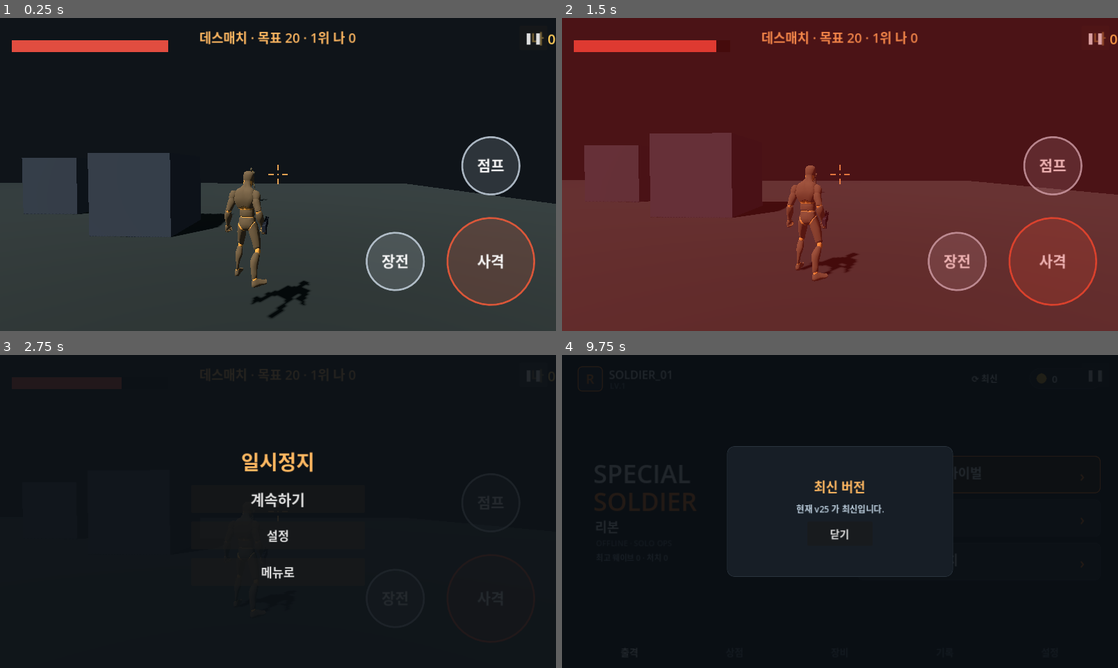
Above: before the commit, frames 1-4 (two rows, left to right).
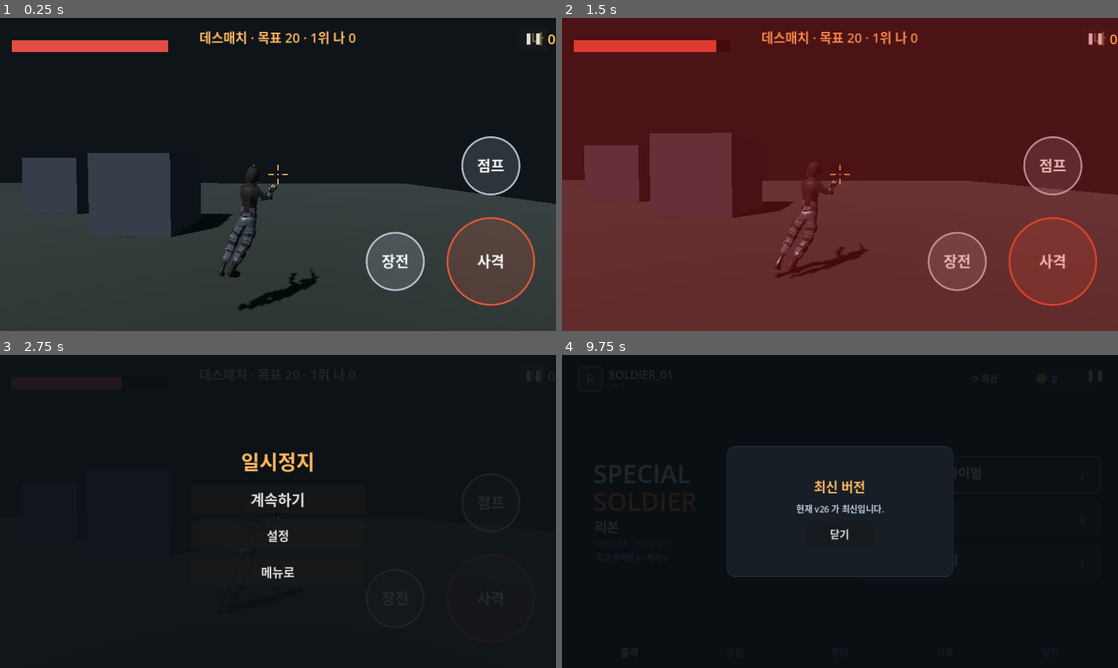
Above: after the commit, the same moments.

Repository: jjongjjongs/Reborn
Game: Godot game, scene res://Deathmatch.tscn
The game is run twice, just before and just after one commit, with the same random seed, the same clock (stepped at 60 frames per second) and the same inputs. This scene is started directly instead of the project's main scene.
Inputs:
- Up to frame 1 (0.25 s): no input
- Up to frame 2 (1.5 s): click "❚❚" at 0.5 s; click "계속하기" at 1.25 s
- Up to frame 3 (2.75 s): click "❚❚" at 2 s
- Up to frame 4 (9.75 s): click "설정" at 2.75 s; click "메뉴로" at 3.5 s; click "❚❚" at 4.25 s; click "계속하기" at 5 s; click "격자" at 5.75 s; click "리셋" at 6.5 s; click "완료" at 7.25 s; click "❚❚" at 8 s; click "계속하기" at 8.75 s; click "⟳ 최신" at 9.5 s

The runs differ from the first frame. In frame 1, 1.9% of the frame differs, in the area x 39-58%, y 46-96%; in frame 2, 1.5%; in frame 3, less than 0.1%; in frame 4, less than 0.1%.

Commit message:
feat: SWAT 실제 모델 + 런타임 리타게팅 (v26)
- assets/soldier/Swat.glb: Quaternius CC0 SWAT 병사 메쉬(검은 유니폼/회색 조끼/피부).
- soldier.gd: 숨긴 애니 라이브러리 마네킹(Rigify)이 46클립을 재생 → 뼈 이름 매핑
  (Hips→DEF-hips, UpperArm.L→DEF-upper_arm.L …, 손가락 포함)으로 SWAT 뼈에 회전
  델타를 복사하는 런타임 리타게팅. 스케일 1.0(키 1.85m, 머리 1.59m).
- 회색 조끼 표면을 팀 색으로 틴트해 팀 구분.
- 소총은 손(Hand.R) 월드 위치에서 몸 전방을 향함.
- 주의: 리그 회전 규약 차이로 일부 관절이 뒤틀릴 수 있음 → 스샷 보며 보정 예정.
- 버전 25→26 (2.4→2.5)

Co-Authored-By: Claude Opus 4.8 <noreply@anthropic.com>
Claude-Session: https://claude.ai/code/session_017gCHGQkLFHx2VS6S1QuV14

Diff:
--- a/game/project.godot
+++ b/game/project.godot
@@ -4,8 +4,8 @@
 [application]
 
 config/name="스페셜솔져 리본"
-config/version="2.4"
-config/build_code=25
+config/version="2.5"
+config/build_code=26
 run/main_scene="res://Menu.tscn"
 config/icon="res://icon.svg"
 config/features=PackedStringArray("4.3", "GL Compatibility")
--- a/game/soldier.gd
+++ b/game/soldier.gd
@@ -1,67 +1,105 @@
 class_name Soldier
 extends Node3D
-## Animated soldier built on the Quaternius CC0 mannequin (46 clips). Reskinned
-## as a tactical trooper: dark uniform, bone-tracked helmet + team-colored plate
-## carrier, and a rifle. Gear/weapon follow the animated bones' WORLD positions
-## but take the body's orientation (so no dependency on each bone's local axes).
+## Animated SWAT trooper. The Quaternius SWAT mesh (its own simple rig) is posed
+## at runtime by RETARGETING from a hidden Universal-Animation-Library mannequin
+## (Rigify rig) that actually plays the 46 clips. Bones are matched by name map;
+## each target bone copies the source's rotation delta from its rest pose.
 ## Owner drives it via drive() + shoot()/set_dead().
 
-const SRC: PackedScene = preload("res://assets/soldier/AnimationLibrary_Godot_Standard.gltf")
+const SWAT: PackedScene = preload("res://assets/soldier/Swat.glb")
+const ANIM: PackedScene = preload("res://assets/soldier/AnimationLibrary_Godot_Standard.gltf")
+
+# SWAT bone -> animation-library (Rigify) bone
+const MAP := {
+	"Hips": "DEF-hips", "Abdomen": "DEF-spine.001", "Torso": "DEF-spine.002", "Chest": "DEF-spine.003",
+	"Neck": "DEF-neck", "Head": "DEF-head",
+	"Shoulder.L": "DEF-shoulder.L", "UpperArm.L": "DEF-upper_arm.L", "LowerArm.L": "DEF-forearm.L", "Hand.L": "DEF-hand.L",
+	"Shoulder.R": "DEF-shoulder.R", "UpperArm.R": "DEF-upper_arm.R", "LowerArm.R": "DEF-forearm.R", "Hand.R": "DEF-hand.R",
+	"UpperLeg.L": "DEF-thigh.L", "LowerLeg.L": "DEF-shin.L", "Foot.L": "DEF-foot.L",
+	"UpperLeg.R": "DEF-thigh.R", "LowerLeg.R": "DEF-shin.R", "Foot.R": "DEF-foot.R",
+	"Index2.L": "DEF-f_index.01.L", "Index3.L": "DEF-f_index.02.L", "Index4.L": "DEF-f_index.03.L",
+	"Middle2.L": "DEF-f_middle.01.L", "Middle3.L": "DEF-f_middle.02.L", "Middle4.L": "DEF-f_middle.03.L",
+	"Ring2.L": "DEF-f_ring.01.L", "Ring3.L": "DEF-f_ring.02.L", "Ring4.L": "DEF-f_ring.03.L",
+	"Pinky2.L": "DEF-f_pinky.01.L", "Pinky3.L": "DEF-f_pinky.02.L", "Pinky4.L": "DEF-f_pinky.03.L",
+	"Thumb2.L": "DEF-thumb.01.L", "Thumb3.L": "DEF-thumb.02.L",
+	"Index2.R": "DEF-f_index.01.R", "Index3.R": "DEF-f_index.02.R", "Index4.R": "DEF-f_index.03.R",
+	"Middle2.R": "DEF-f_middle.01.R", "Middle3.R": "DEF-f_middle.02.R", "Middle4.R": "DEF-f_middle.03.R",
+	"Ring2.R": "DEF-f_ring.01.R", "Ring3.R": "DEF-f_ring.02.R", "Ring4.R": "DEF-f_ring.03.R",
+	"Pinky2.R": "DEF-f_pinky.01.R", "Pinky3.R": "DEF-f_pinky.02.R", "Pinky4.R": "DEF-f_pinky.03.R",
+	"Thumb2.R": "DEF-thumb.01.R", "Thumb3.R": "DEF-thumb.02.R",
+}
+const GEAR_GREY := Color(0.3098, 0.3255, 0.3529)
 
 @export var yaw_offset := PI
 
 var _ap: AnimationPlayer
-var _sk: Skeleton3D
+var _src: Skeleton3D
+var _tgt: Skeleton3D
 var _hand_idx := -1
 var _gun: Node3D
+var _tgt_idx := PackedInt32Array()
+var _src_idx := PackedInt32Array()
+var _tgt_rest: Array[Quaternion] = []
+var _src_rest_inv: Array[Quaternion] = []
 var _loco := 0.0
 var _aiming := false
 var _dead := false
 var _oneshot := 0.0
 var _base := "?"
-var _gear_dark := StandardMaterial3D.new()
 var _team := Color(0.8, 0.4, 0.3)
+var _gun_mat := StandardMaterial3D.new()
 
-func setup(team_color: Color, _gear: Color = Color(0.11, 0.12, 0.14)) -> void:
+func setup(team_color: Color, _gear: Color = Color.BLACK) -> void:
 	_team = team_color
-	_gear_dark.albedo_color = Color(0.12, 0.13, 0.16)
-	var inst := SRC.instantiate()
-	inst.rotation.y = yaw_offset
-	add_child(inst)
-	for n in _all(inst):
-		if n is AnimationPlayer:
-			_ap = n
-		elif n is Skeleton3D:
-			_sk = n
-		elif n is MeshInstance3D:
-			_tint(n)
-	if _sk != null:
-		_hand_idx = _sk.find_bone("DEF-hand.R")
+	_gun_mat.albedo_color = Color(0.07, 0.07, 0.09)
+	# visible SWAT
+	var swat := SWAT.instantiate()
+	swat.rotation.y = yaw_offset
+	add_child(swat)
+	for n in _all(swat):
+		if n is Skeleton3D: _tgt = n
+		elif n is MeshInstance3D: _team_tint(n)
+	# hidden animation driver
+	var anim := ANIM.instantiate()
+	anim.rotation.y = yaw_offset
+	add_child(anim)
+	for n in _all(anim):
+		if n is AnimationPlayer: _ap = n
+		elif n is Skeleton3D: _src = n
+		elif n is MeshInstance3D: (n as MeshInstance3D).visible = false
+	_build_map()
 	_build_gun()
-	if _ap:
-		_ap.play("Idle"); _base = "Idle"
+	if _tgt: _hand_idx = _tgt.find_bone("Hand.R")
+	if _ap: _ap.play("Idle"); _base = "Idle"
+
+func _build_map() -> void:
+	if _tgt == null or _src == null: return
+	for swat_bone in MAP:
+		var ti := _tgt.find_bone(swat_bone)
+		var si := _src.find_bone(MAP[swat_bone])
+		if ti < 0 or si < 0: continue
+		_tgt_idx.append(ti); _src_idx.append(si)
+		_tgt_rest.append(_tgt.get_bone_rest(ti).basis.get_rotation_quaternion())
+		_src_rest_inv.append(_src.get_bone_rest(si).basis.get_rotation_quaternion().inverse())
 
 func drive(loco_ratio: float, aiming: bool) -> void:
 	_loco = loco_ratio; _aiming = aiming
 
 func shoot() -> void:
-	if _dead or _ap == null:
-		return
-	_ap.play("Pistol_Shoot", 0.03)
-	_oneshot = 0.16; _base = "?"
+	if _dead or _ap == null: return
+	_ap.play("Pistol_Shoot", 0.03); _oneshot = 0.16; _base = "?"
 
 func set_dead(d: bool) -> void:
-	if d == _dead:
-		return
+	if d == _dead: return
 	_dead = d; _oneshot = 0.0; _base = "?"
 	if _ap:
 		_ap.play("Death01" if d else "Idle", 0.12)
 		if d: _base = "Death01"
 
 func _process(dt: float) -> void:
-	_update_attachments()
-	if _ap == null or _dead:
-		return
+	_retarget()
+	_update_gun()
+	if _ap == null or _dead: return
 	if _oneshot > 0.0:
 		_oneshot -= dt
 		return
@@ -74,42 +112,43 @@
 		_base = want
 		_ap.play(want, 0.15)
 
-# ---- appearance ----
-func _tint(mi: MeshInstance3D) -> void:
-	# dark tactical uniform (faint team hue) + a vivid team-color accent region
-	var uniform := _team.lerp(Color(0.15, 0.17, 0.18), 0.72)
-	var accent := _team.lerp(Color(0.10, 0.10, 0.10), 0.12)
-	var m0 := StandardMaterial3D.new(); m0.albedo_color = uniform; m0.roughness = 0.9
-	mi.set_surface_override_material(0, m0)
-	if mi.mesh and mi.mesh.get_surface_count() > 1:
-		var m1 := StandardMaterial3D.new(); m1.albedo_color = accent; m1.roughness = 0.85
-		mi.set_surface_override_material(1, m1)
+func _retarget() -> void:
+	if _tgt == null or _src == null: return
+	for i in _tgt_idx.size():
+		var cur := _src.get_bone_pose_rotation(_src_idx[i])
+		_tgt.set_bone_pose_rotation(_tgt_idx[i], _tgt_rest[i] * (_src_rest_inv[i] * cur))
 
-func _mesh(parent: Node3D, size: Vector3, pos: Vector3, mat: StandardMaterial3D) -> void:
-	var m := MeshInstance3D.new()
-	var b := BoxMesh.new(); b.size = size; m.mesh = b
-	m.material_override = mat; m.position = pos
-	parent.add_child(m)
+func _team_tint(mi: MeshInstance3D) -> void:
+	if mi.mesh == null: return
+	for s in mi.mesh.get_surface_count():
+		var m: Material = mi.mesh.surface_get_material(s)
+		if m is StandardMaterial3D and (m as StandardMaterial3D).albedo_color.is_equal_approx(GEAR_GREY):
+			var nm := StandardMaterial3D.new()
+			nm.albedo_color = _team; nm.roughness = 0.8
+			mi.set_surface_override_material(s, nm)
 
 func _build_gun() -> void:
 	_gun = Node3D.new(); add_child(_gun)
-	var body := _gear_dark
-	# receiver, barrel, stock, mag, sight — extends forward along -Z
-	_mesh(_gun, Vector3(0.05, 0.10, 0.34), Vector3(0, 0, -0.12), body)
-	_mesh(_gun, Vector3(0.03, 0.03, 0.30), Vector3(0, 0.01, -0.40), body)
-	_mesh(_gun, Vector3(0.045, 0.09, 0.14), Vector3(0, -0.01, 0.12), body)
-	_mesh(_gun, Vector3(0.04, 0.13, 0.05), Vector3(0, -0.09, -0.06), body)
-	_mesh(_gun, Vector3(0.018, 0.05, 0.03), Vector3(0, 0.08, -0.18), body)
+	_mesh(_gun, Vector3(0.05, 0.10, 0.34), Vector3(0, 0, -0.12))
+	_mesh(_gun, Vector3(0.03, 0.03, 0.30), Vector3(0, 0.01, -0.40))
+	_mesh(_gun, Vector3(0.045, 0.09, 0.14), Vector3(0, -0.01, 0.12))
+	_mesh(_gun, Vector3(0.04, 0.13, 0.05), Vector3(0, -0.09, -0.06))
+	_mesh(_gun, Vector3(0.018, 0.05, 0.03), Vector3(0, 0.08, -0.18))
 
-func _update_attachments() -> void:
-	if _sk == null or _gun == null or _hand_idx < 0:
-		return
+func _mesh(parent: Node3D, size: Vector3, pos: Vector3) -> void:
+	var m := MeshInstance3D.new()
+	var b := BoxMesh.new(); b.size = size; m.mesh = b
+	m.material_override = _gun_mat; m.position = pos
+	parent.add_child(m)
+
+func _update_gun() -> void:
+	if _gun == null or _tgt == null or _hand_idx < 0: return
 	var body := get_parent()
 	var basis: Basis = global_transform.basis
 	if body is Node3D:
 		basis = (body as Node3D).global_transform.basis
-	var hw: Vector3 = (_sk.global_transform * _sk.get_bone_global_pose(_hand_idx)).origin
-	_gun.global_transform = Transform3D(basis, hw + basis * Vector3(0.02, 0.02, 0.0))
+	var hw: Vector3 = (_tgt.global_transform * _tgt.get_bone_global_pose(_hand_idx)).origin
+	_gun.global_transform = Transform3D(basis, hw + basis * Vector3(0.0, 0.02, -0.05))
 	_gun.visible = visible and not _dead
 
 func _all(n: Node) -> Array:
Binary file added: game/assets/soldier/Swat.glb
Not shown, added: game/assets/soldier/Swat.glb.import
Not shown, changed: game/export_presets.cfg
